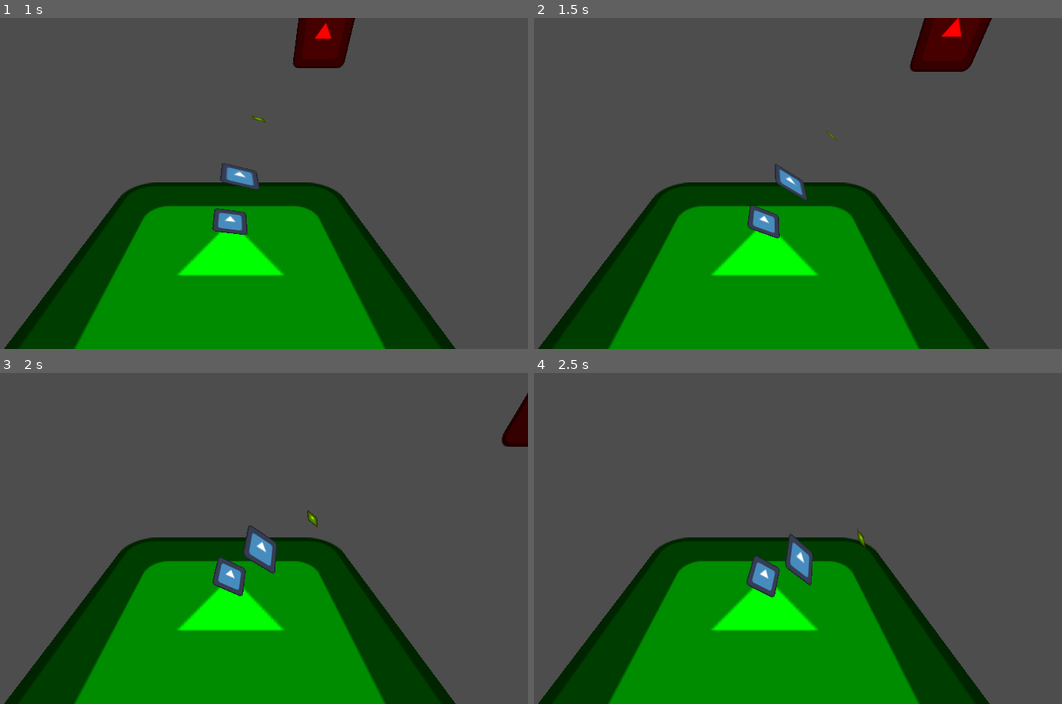
Above: before the commit, frames 1-4 (two rows, left to right).
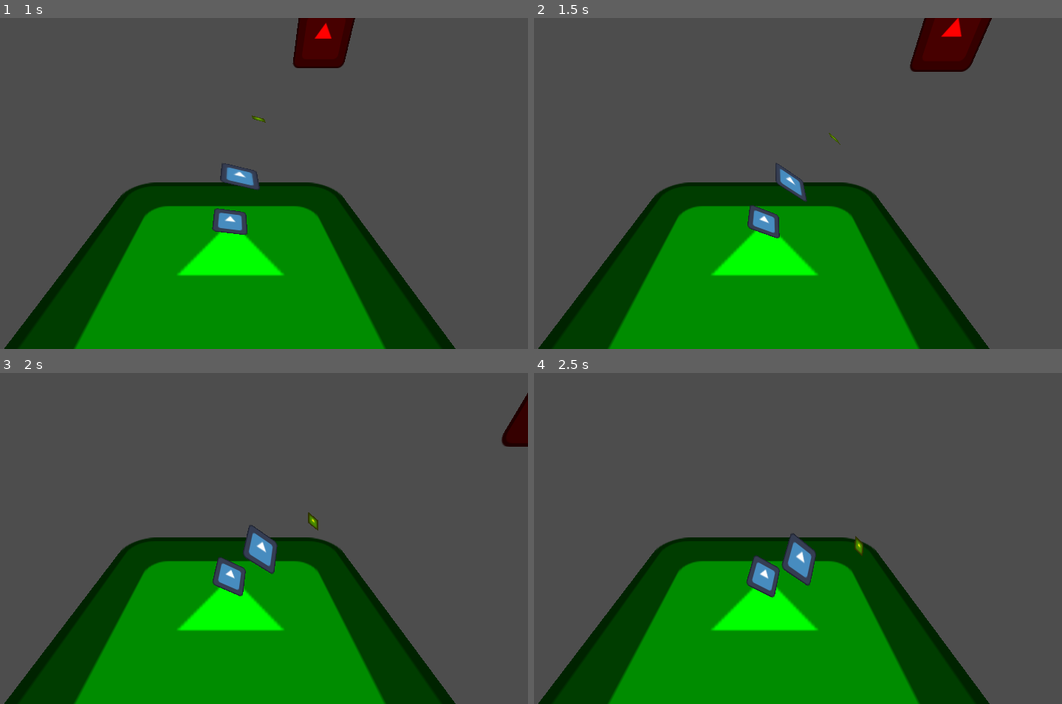
Above: after the commit, the same moments.

Repository: RatepGD/Godot_IK
Game: Godot game, scene res://main.tscn
Same seed, same stepped clock (60 frames per second), same inputs: the game is played once before the commit and once after it. The engine's default icon, where the game draws it, is replaced by a stand-in: a white triangle on a blue panel in a dark square.
Inputs:
- Up to frame 1 (1 s): tap Enter at 0.5 s; hold D (right) from 0.53 s (still down)
- Up to frame 2 (1.5 s): release D (right) at 1.28 s; hold S (backward) from 1.28 s (still down)
- Up to frame 3 (2 s): keep holding S (backward)
- Up to frame 4 (2.5 s): release S (backward) at 2.03 s; hold D (right) from 2.03 s (still down)

Frame 1 is identical in both runs. In frame 2, less than 0.1% of the frame differs, in the area x 45-59%, y 34-56%; in frame 3, 0.1%; in frame 4, 0.4%, in the area x 46-63%, y 46-65%.

Commit message:
no way, angle limits kinda almost work

Diff:
--- a/chain.gd
+++ b/chain.gd
@@ -7,7 +7,7 @@
 func _ready() -> void:
 	var bones: Array[Node] = get_tree().get_nodes_in_group("IK_bone").filter(func(n:Node): return not n.is_in_group("IK_end"))
 	for bone in bones:
-		bone.set_meta("direction",bone.global_basis.z)
+		bone.set_meta("direction",bone.basis.z)
 
 # Called every frame. 'delta' is the elapsed time since the previous frame.
 func _physics_process(_delta: float) -> void:
@@ -52,18 +52,23 @@
 
 	var pole_direction: Vector3 = node.get_meta("direction")
 	var local_normal: Vector3 = node.basis.x #pole_direction.cross(node.basis.z)
-	var angle_from_pole: float = pole_direction.signed_angle_to(node.global_basis.z,normal)
+	var angle_from_pole: float = pole_direction.signed_angle_to(node.basis.z,normal)
 	var angle_limit: float = deg_to_rad(node.get_meta("angle_range_deg")/2)
 
 	var predicted_angle: float = angle_from_pole + angle_to_target
 	print(node.name+":")
-	print(rad_to_deg(predicted_angle))
+	print(rad_to_deg(angle_to_target))
+
 	#TODO: detection works, but adjustment afterwards doesnt
-	if predicted_angle > angle_limit:
-		angle_to_target = angle_limit - angle_from_pole
-	elif predicted_angle < -angle_limit:
-		angle_to_target = -angle_limit - angle_from_pole
-	print(rad_to_deg(angle_from_pole + angle_to_target))
+	#if predicted_angle > angle_limit:
+		#angle_to_target = angle_limit - angle_from_pole
+	#elif predicted_angle < -angle_limit:
+		#angle_to_target = -angle_limit + angle_from_pole
+
+	if abs(predicted_angle) > angle_limit:
+		angle_to_target = (angle_limit - angle_from_pole*sign(predicted_angle))*sign(predicted_angle)
+
+	print(rad_to_deg(angle_to_target))
 	if last_bone:
 		if not is_equal_enough(normal,Vector3.ZERO,0.01):
 			node.global_basis = node.global_basis.rotated(normal, angle_to_target * 0.5 * softness)
--- a/main.tscn
+++ b/main.tscn
@@ -4,6 +4,7 @@
 [ext_resource type="Texture2D" uid="uid://3bva0jraar5" path="res://icon.svg" id="1_ig7tw"]
 [ext_resource type="Script" uid="uid://dkj0s7rmakrgv" path="res://chain.gd" id="2_1bvp3"]
 [ext_resource type="Script" uid="uid://ckywy0hrp76mt" path="res://target_controller.gd" id="3_h2yge"]
+[ext_resource type="PackedScene" uid="uid://btl55trelb35j" path="res://cube.fbx" id="3_lquwl"]
 
 [node name="Node" type="Node" unique_id=1460526321]
 
@@ -13,9 +14,17 @@
 target = NodePath("../Target")
 softness = 0.05
 
+[node name="cube" parent="Bone0" unique_id=1744931089 instance=ExtResource("3_lquwl")]
+transform = Transform3D(0.56, 0, 0, 0, -4.480417e-08, -0.56, 0, 1.025, -2.4478377e-08, 0, -4.145189e-08, 0.9483092)
+visible = false
+
 [node name="Bone1" parent="Bone0" unique_id=363593228 instance=ExtResource("1_h2yge")]
 transform = Transform3D(0.99999964, 0, 0, 0, 0.99999976, 0, 0, 0, 0.9999993, 0, -1.4210855e-14, 1.9868076)
 metadata/angle_range_deg = 60.0
+
+[node name="cube" parent="Bone0/Bone1" unique_id=856667158 instance=ExtResource("3_lquwl")]
+transform = Transform3D(0.55, 0, 0, 0, -0.55, 1.4036776e-07, 0, -8.3047695e-08, -0.9296136, 0, -4.2459092e-08, 0.9713516)
+visible = false
 
 [node name="Pointer" type="Sprite3D" parent="Bone0/Bone1" unique_id=1351189842 groups=["IK_bone", "IK_end"]]
 transform = Transform3D(0.3, 0, 0, 0, 0.30000013, -8.881784e-16, 0, 2.6645353e-15, 0.29999998, -1.1792238e-07, 6.5007946e-08, 1.918842)
Binary file added: cube.fbx
Not shown, added: cube.fbx.import
